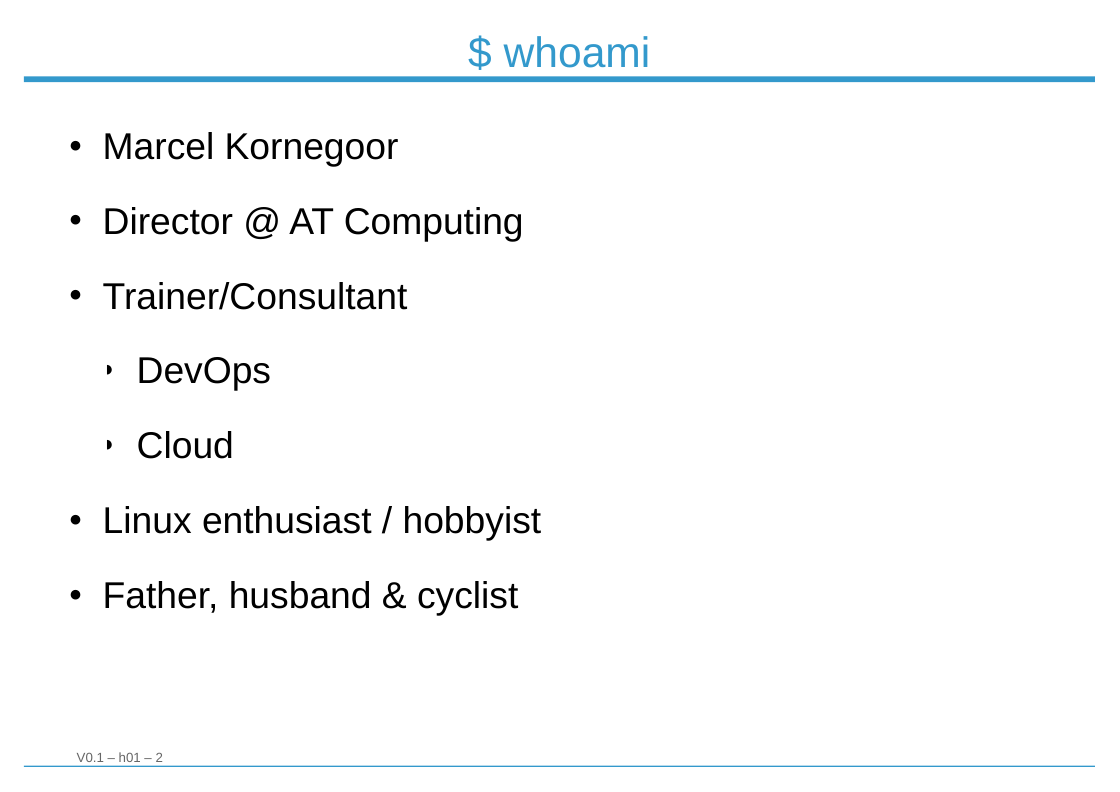
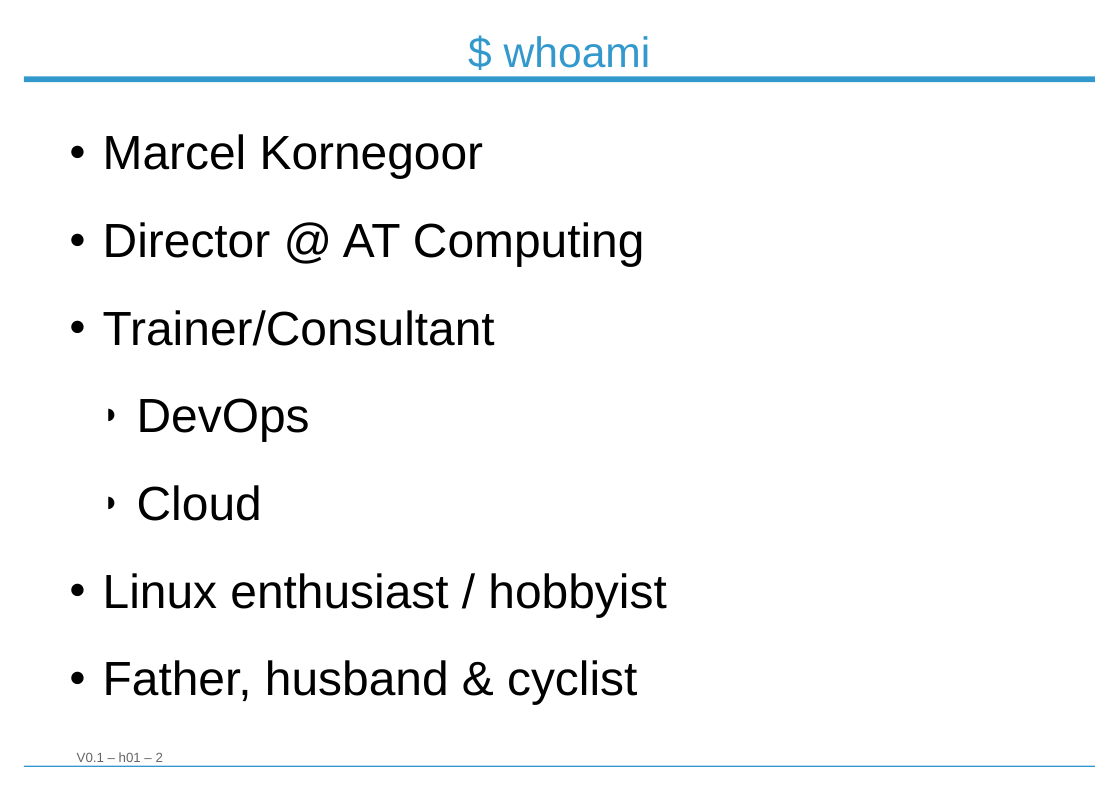
Before and after one commit to Strobodov/workshop_linux_server, a slide deck: slide 2 of Workshop_Linux_Server_101.odp. Drawn at 1120x792 pixels with LibreOffice and Linux fonts; fonts in the diff are those of the drawing; background and template pictures are left out. Boxes give left, top, right and bottom in pixels: in the first picture for what was removed or moved away, otherwise in the second. Text is boxed around its words. In the diff, an @@ line names an element or a change of style, - is before the commit and + after.

Commit message:
last tweaks.

```diff
--- a/Workshop_Linux_Server_101.odp
+++ b/Workshop_Linux_Server_101.odp
@@ text "Marcel Kornegoor" at [103, 134, 666, 704]: size 28 to 36 pt @@
```
